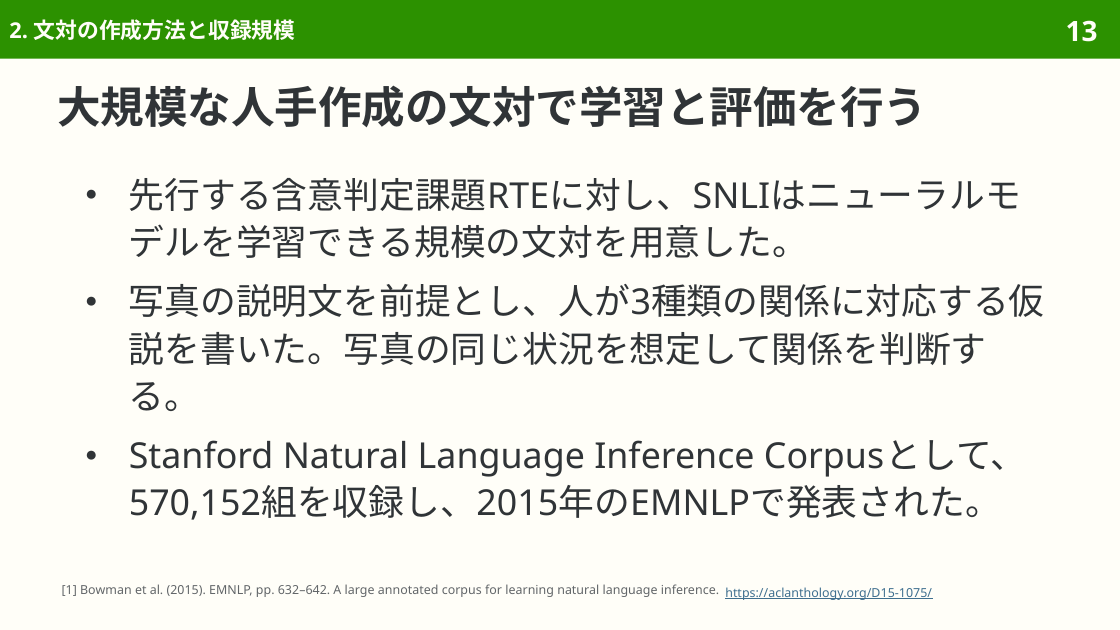
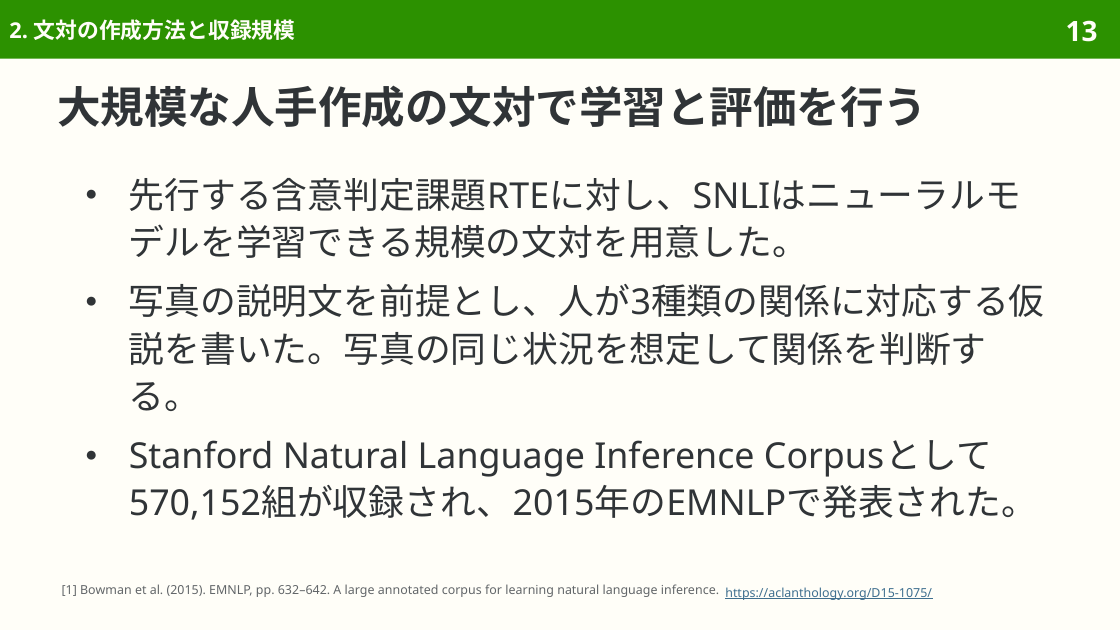
Before and after one commit to sasakiy84/datasets-in-10-minutes, a slide deck: slide 13 of slides/datasets-in-10-minutes-snli.pptx. Drawn at 1120x630 pixels with LibreOffice and Linux fonts; fonts in the diff are those of the drawing. Boxes give left, top, right and bottom in pixels: in the first picture for what was removed or moved away, otherwise in the second. Text is boxed around its words. In the diff, an @@ line names an element or a change of style, - is before the commit and + after.

```diff
--- a/slides/datasets-in-10-minutes-snli.pptx
+++ b/slides/datasets-in-10-minutes-snli.pptx
@@ text at box(129, 440, 1037, 520): text changed @@
-● Stanford Natural Language Inference Corpusとして、570,152組を収録し、2015年のEMNLPで発表された。
+● Stanford Natural Language Inference Corpusとして570,152組が収録され、2015年のEMNLPで発表された。
```
Also in this commit, not shown: 15 other slides changed, 7 other files.
